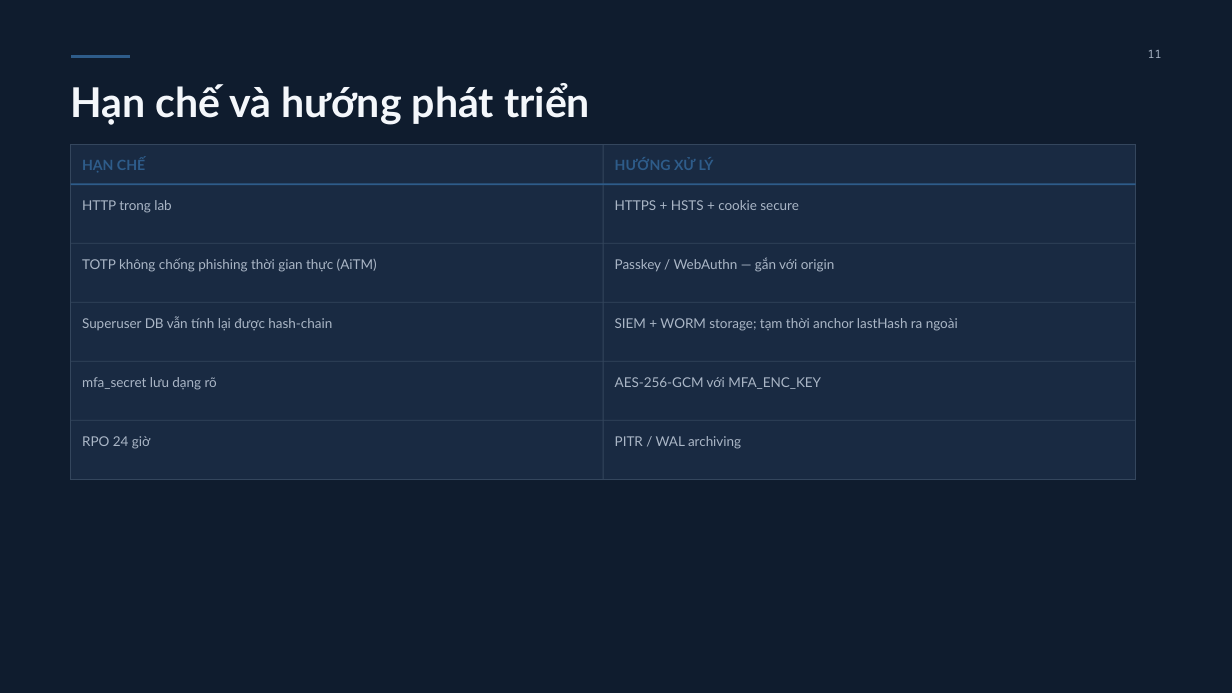
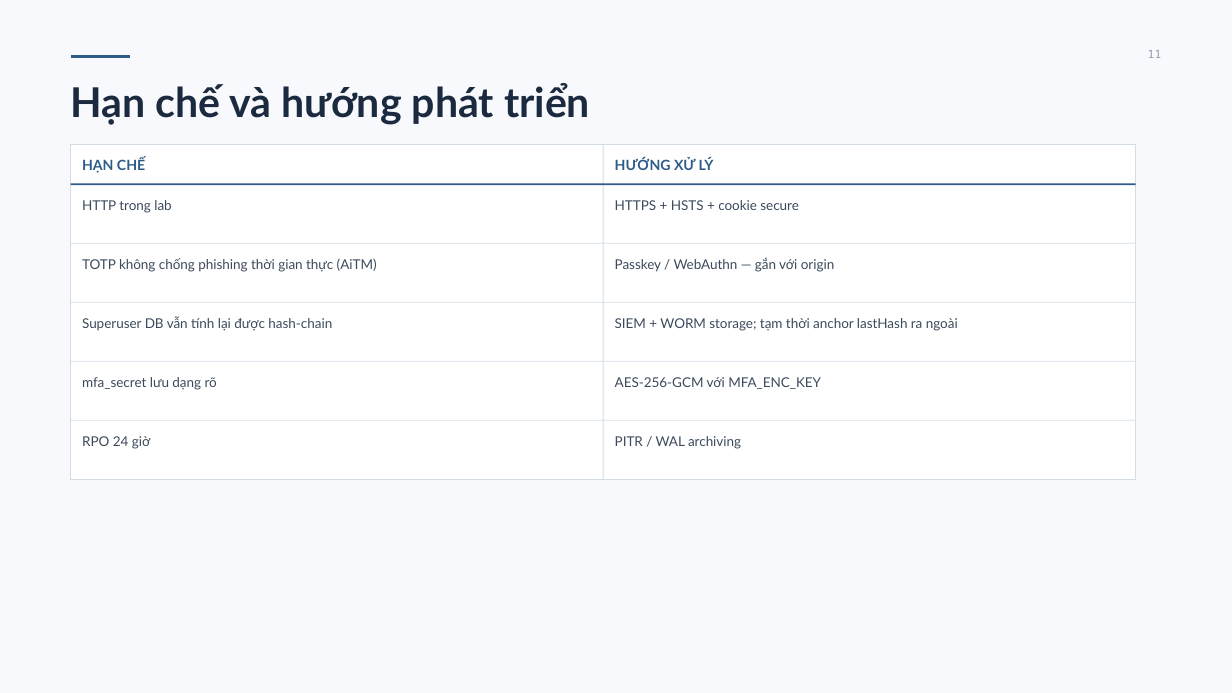
Before and after one commit to mctrunghieu2004-oss/BaoMatAnhNinhMang, a slide deck: slide 11 of docs/SLIDE.pptx. Drawn at 1232x693 pixels with LibreOffice and Linux fonts; fonts in the diff are those of the drawing. Boxes give left, top, right and bottom in pixels: in the first picture for what was removed or moved away, otherwise in the second. Text is boxed around its words. In the diff, an @@ line names an element or a change of style, - is before the commit and + after.

```diff
--- a/docs/SLIDE.pptx
+++ b/docs/SLIDE.pptx
@@ background #0F1C2E to #F7F9FC @@
@@ text "11" at (1148,50,1162,58): text colour #AAB6C6 to #8A98AA @@
@@ text "Hạn chế và hướng phát ..." at (71,83,590,125): text colour #F4F7FB to #1B2A3F @@
@@ freeform shape at (71,144,1136,479): fill #192A42 to #FFFFFF; outline #34465D 0.75 pt to #D4DCE6 0.75 pt @@
@@ line (603, 144) - (603, 479): stroke #34465D 1 pt to #D4DCE6 1 pt @@
@@ line (71, 243) - (1136, 243): stroke #34465D 1 pt to #D4DCE6 1 pt @@
@@ line (71, 302) - (1136, 302): stroke #34465D 1 pt to #D4DCE6 1 pt @@
@@ line (71, 361) - (1136, 361): stroke #34465D 1 pt to #D4DCE6 1 pt @@
@@ line (71, 420) - (1136, 420): stroke #34465D 1 pt to #D4DCE6 1 pt @@
@@ text colour #AAB6C6 to #3C4A5C in 10 elements at (82,200,171,213), (615,200,799,210), (82,258,377,272), (615,257,835,272), (82,316,332,331), (615,318,958,331), (82,377,217,390), (615,377,821,389), (82,436,150,449), (615,436,741,449) @@
```
Also in this commit, not shown: 11 other slides changed.
